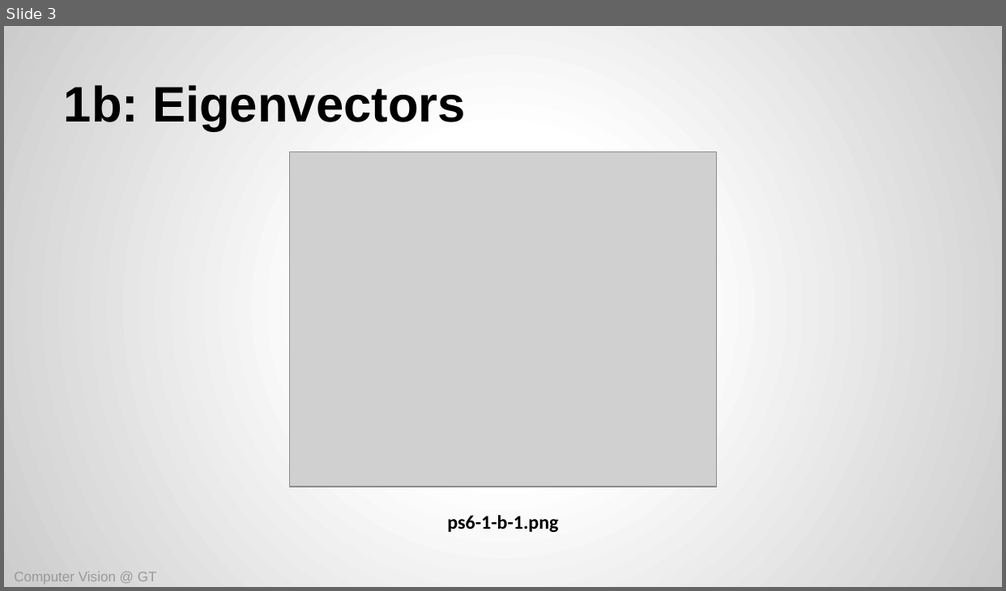
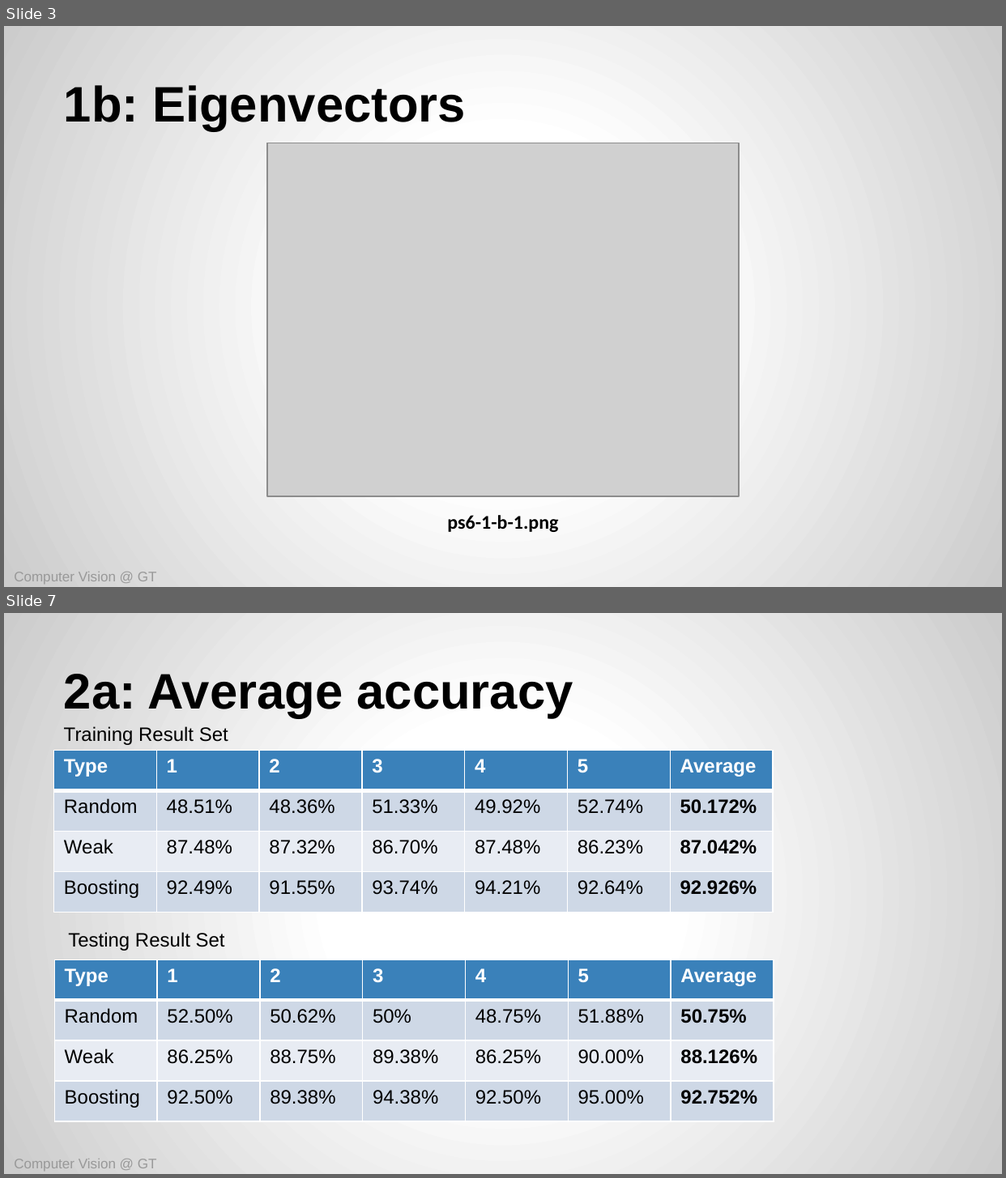
Before and after one commit to aten2001/ComputerVision-1, a slide deck: assignments/ps06/CS6476-PS6+Template.pptx. Shown one above the other, each under a label of ours: slide 3 before the commit, slides 3 and 7 after it; the slides between them are not shown. The pictures are 1006x591 and 1006x1178 pixels, drawn with LibreOffice and Linux fonts; fonts in the diff are those of the drawing; grey boxes stand for pictures. Boxes give left, top, right and bottom in pixels: in the first picture for what was removed or moved away, otherwise in the second. Text is boxed around its words. In the diff, an @@ line names an element or a change of style, - is before the commit and + after.

```diff
--- a/assignments/ps06/CS6476-PS6+Template.pptx
+++ b/assignments/ps06/CS6476-PS6+Template.pptx
@@ slide 7 added at [4,613,1002,1174], background gradient #FFFFFF to #CCCCCC @@
@@ title added at [64,674,573,718], 36 pt, text #000000, bold @@
+2a: Average accuracy
@@ text added at [64,726,228,745], 14 pt, text #000000 @@
+Training Result Set
@@ table added at [54,751,774,913], 4 rows, 7 columns @@
+Type | 1 | 2 | 3 | 4 | 5 | Average
+Random | 48.51% | 48.36% | 51.33% | 49.92% | 52.74% | 50.172%
+Weak | 87.48% | 87.32% | 86.70% | 87.48% | 86.23% | 87.042%
+Boosting | 92.49% | 91.55% | 93.74% | 94.21% | 92.64% | 92.926%
@@ text added at [68,932,225,951], 14 pt, text #000000 @@
+Testing Result Set
@@ table added at [55,960,774,1122], 4 rows, 7 columns @@
+Type | 1 | 2 | 3 | 4 | 5 | Average
+Random | 52.50% | 50.62% | 50% | 48.75% | 51.88% | 50.75%
+Weak | 86.25% | 88.75% | 89.38% | 86.25% | 90.00% | 88.126%
+Boosting | 92.50% | 89.38% | 94.38% | 92.50% | 95.00% | 92.752%
@@ text added at [14,1159,157,1171], 10 pt, text #999999 @@
+Computer Vision @ GT
@@ slide 3 changed as well @@
@@ picture: place and size @@
-picture at [289,152,717,487]
+picture at [267,143,739,497]
```
Also in this commit, not shown: 14 other slides changed, 4 other slides added, 1 slide removed, 42 other files.
